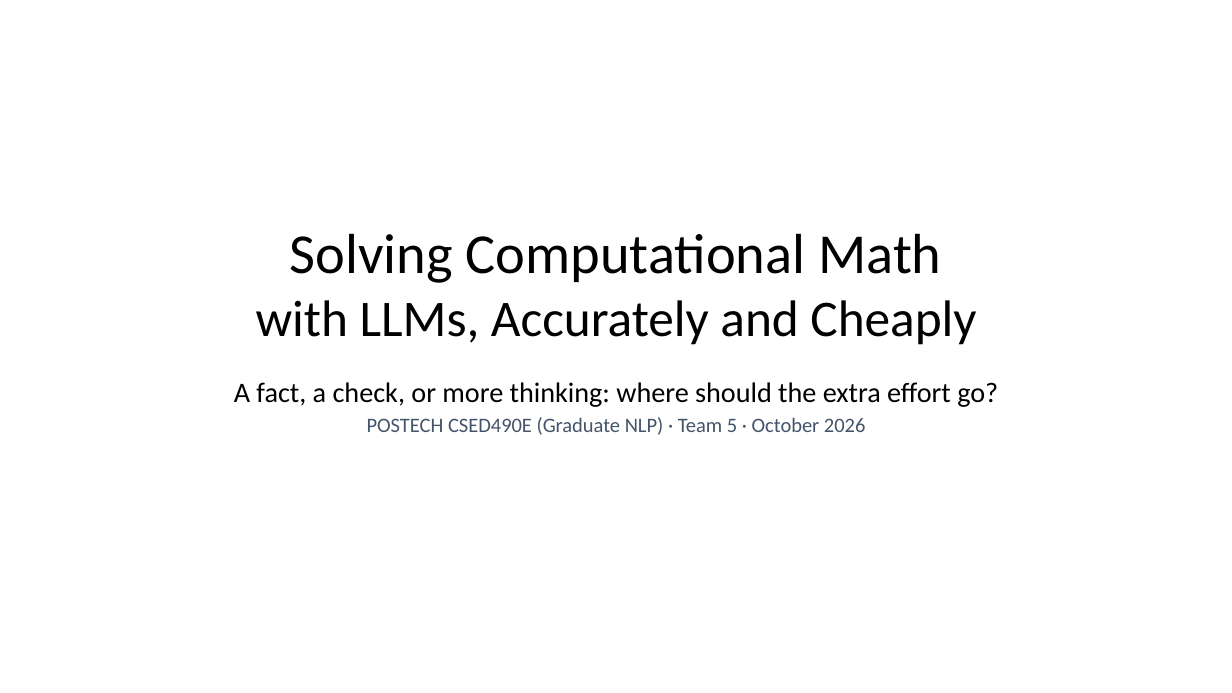
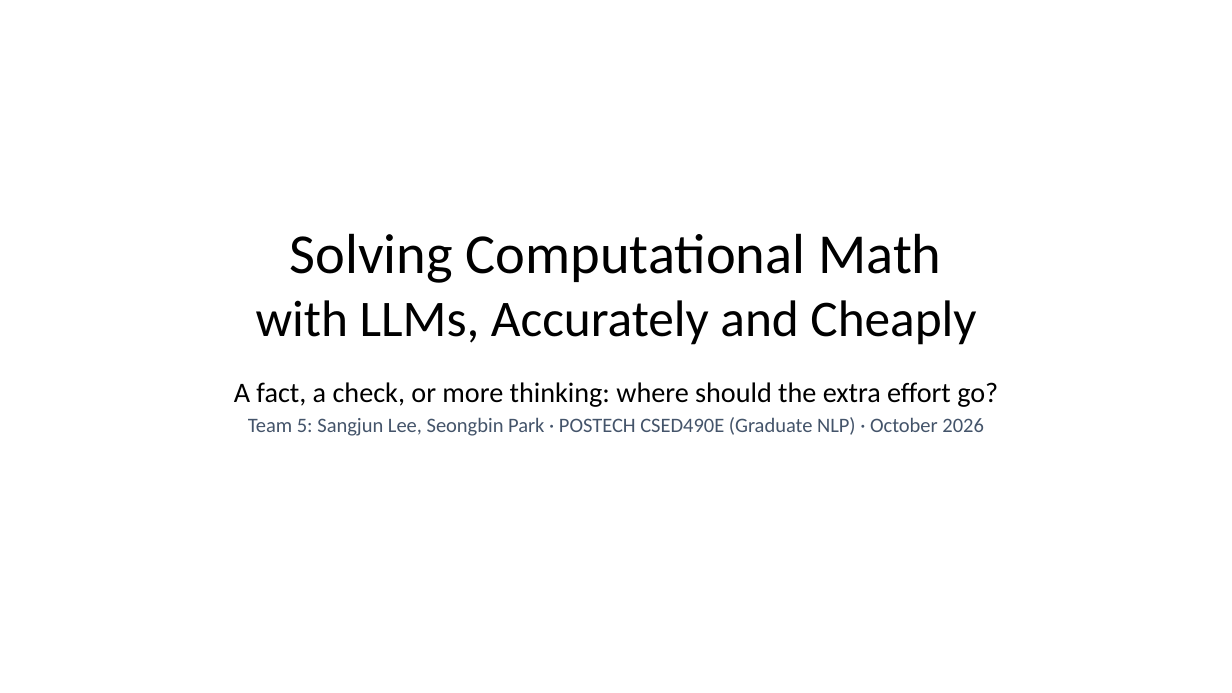
Before and after one commit to dlwns147/CSED490E_Project_Team5, a slide deck: slide 1 of PROPOSAL_slides_full.pptx. Drawn at 1232x693 pixels with LibreOffice and Linux fonts; fonts in the diff are those of the drawing. Boxes give left, top, right and bottom in pixels: in the first picture for what was removed or moved away, otherwise in the second. Text is boxed around its words. In the diff, an @@ line names an element or a change of style, - is before the commit and + after.

```diff
--- a/PROPOSAL_slides_full.pptx
+++ b/PROPOSAL_slides_full.pptx
@@ text at [248,417,983,436]: text changed @@
-POSTECH CSED490E (Graduate NLP) · Team 5 · October 2026
+Team 5: Sangjun Lee, Seongbin Park · POSTECH CSED490E (Graduate NLP) · October 2026
```
Also in this commit, not shown: 3 other files.
